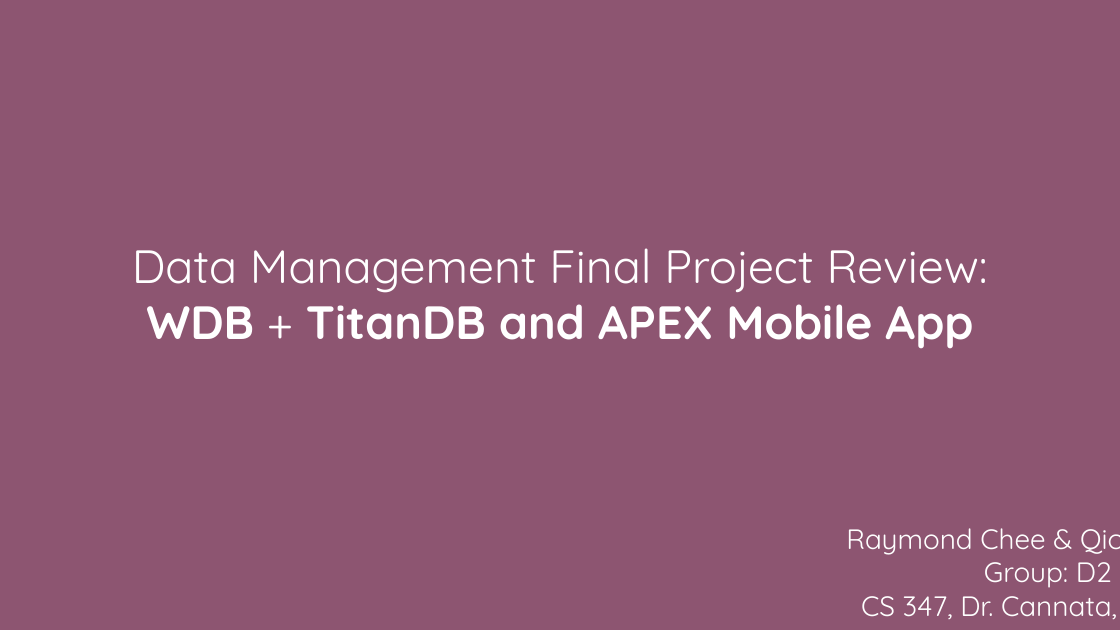
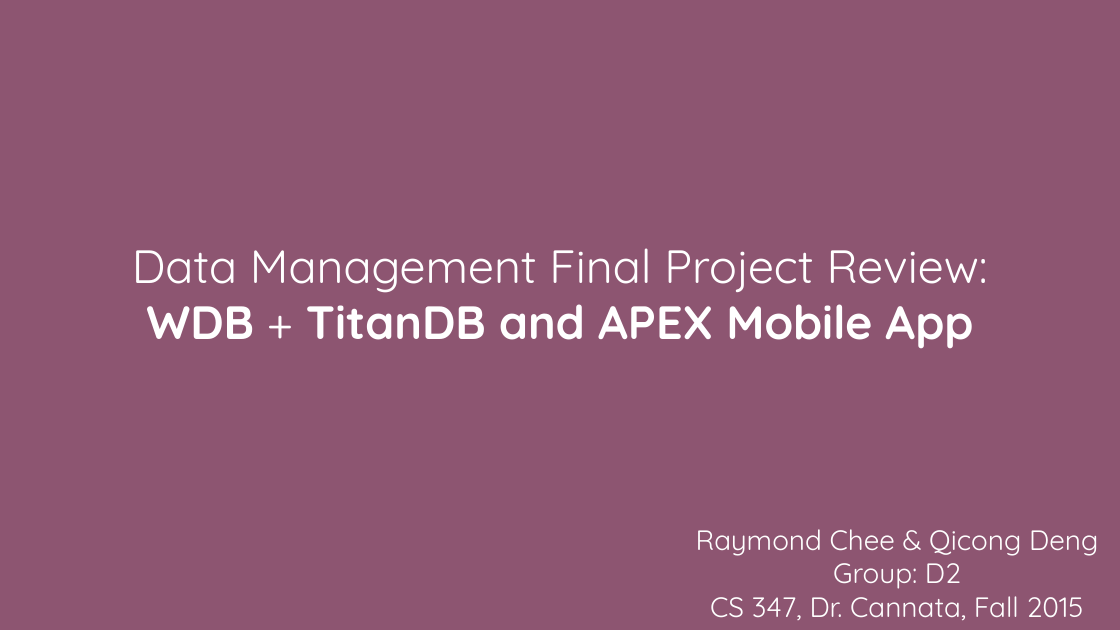
Before and after one commit to alvin319/F15D2, a slide deck: slide 1 of Data Management Final Presentation.pptx. Drawn at 1120x630 pixels with LibreOffice and Linux fonts; fonts in the diff are those of the drawing. Boxes give left, top, right and bottom in pixels: in the first picture for what was removed or moved away, otherwise in the second. Text is boxed around its words. In the diff, an @@ line names an element or a change of style, - is before the commit and + after.

Commit message:
Updated powerpoint.

```diff
--- a/Data Management Final Presentation.pptx
+++ b/Data Management Final Presentation.pptx
@@ title "Raymond Chee & Qicong Deng" rewrapped from <box>846,528,1117,620</box> to <box>696,529,1098,621</box> @@
```
Also in this commit, not shown: 2 other slides changed, 5 other files.
